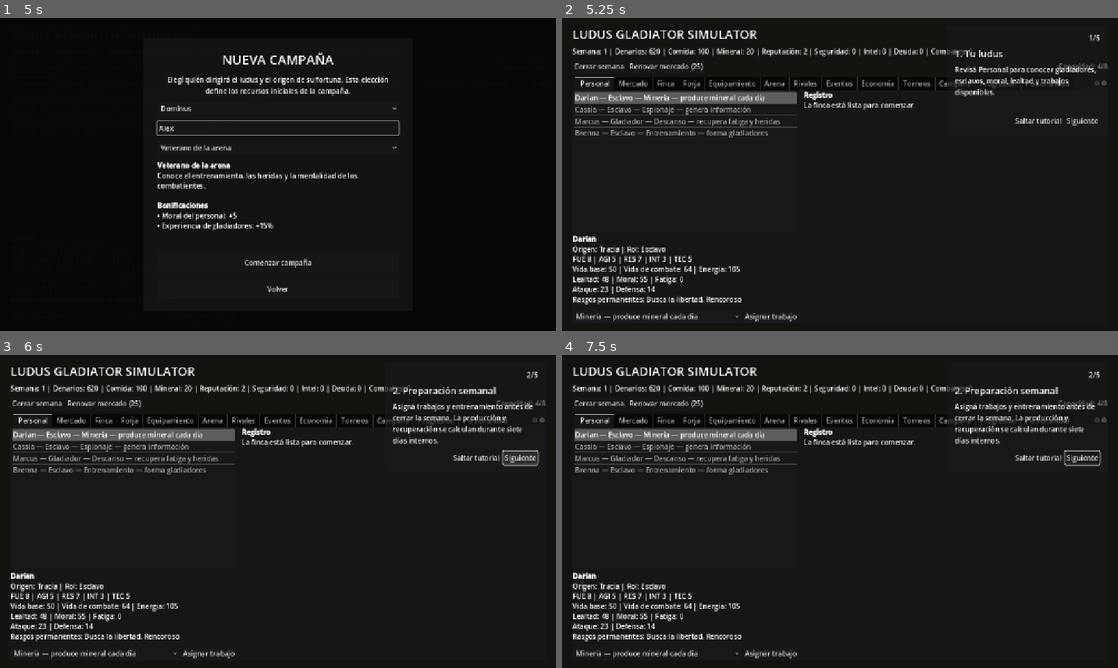
Above: before the commit, frames 1-4 (two rows, left to right).
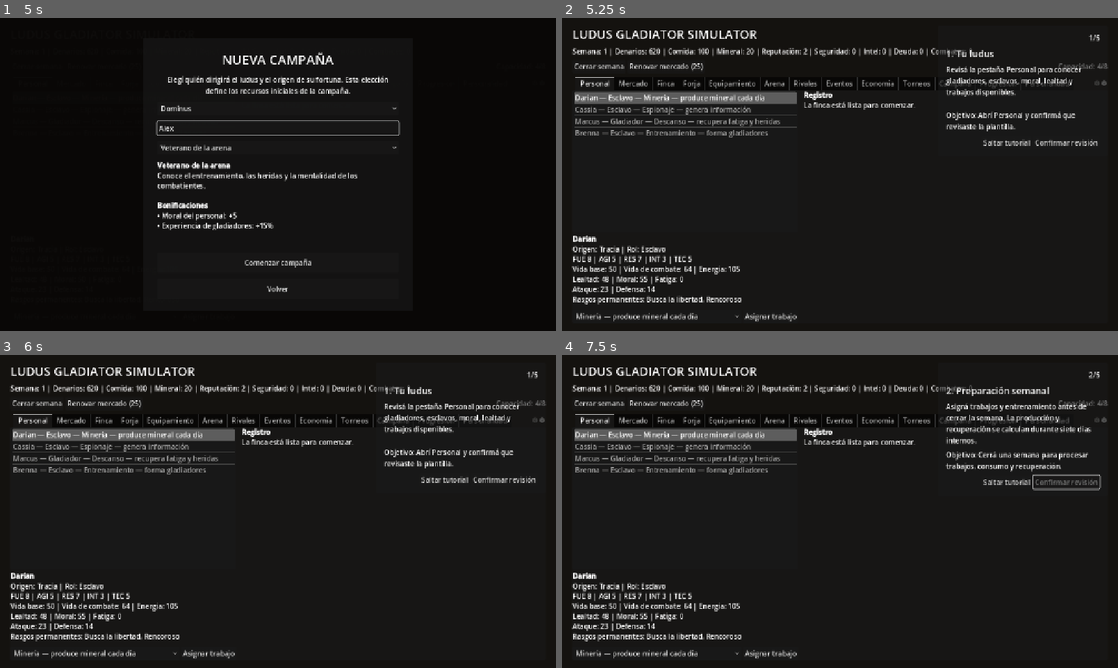
Above: after the commit, the same moments.

Repository: syfaadelia67-bot/Ludus-Gladiator-Simulator
Game: Godot game, scene res://scenes/Main.tscn
The game is run twice, just before and just after one commit, with the same random seed, the same clock (stepped at 60 frames per second) and the same inputs.
Inputs (mouse positions are in pixels of both pictures, inside the frame that each line leads up to):
- Up to frame 1 (5 s): click "Cerrar semana" at 0.5 s; click "Renovar mercado (25)" at 1.25 s; click "Minería — produce mineral cad…" at 2 s; click "Asignar trabajo" at 2.75 s; click "Nueva campaña" at 3.5 s; click (278, 127) at 4.27 s; type "Alex" at 4.35 s
- Up to frame 2 (5.25 s): click "Comenzar campaña" at 5 s
- Up to frame 3 (6 s): click (522, 458) at 5.75 s, where only the run before the commit has a clickable "Siguiente"
- Up to frame 4 (7.5 s): click (1067, 480) at 6.5 s, where only the run after the commit has a clickable "Confirmar revisión"; click (1079, 480) at 7.25 s, where only the run after the commit has a clickable "Continuar"

Frame 1 is identical in both runs. In frame 2, 1.8% of the frame differs, in the area x 67-97%, y 10-41%; in frame 3, 2.3%; in frame 4, 2.5%, in the area x 67-97%, y 10-44%.

Commit message:
Gate onboarding tutorial with real campaign actions

Diff:
--- a/game/scripts/ui/tutorial_controller.gd
+++ b/game/scripts/ui/tutorial_controller.gd
@@ -2,42 +2,60 @@
 
 const STEPS := [
     {
+        "id":"inspect_roster",
         "title":"1. Tu ludus",
-        "text":"Revisá Personal para conocer gladiadores, esclavos, moral, lealtad y trabajos disponibles.",
-        "tab":"Personal"
+        "text":"Revisá la pestaña Personal para conocer gladiadores, esclavos, moral, lealtad y trabajos disponibles.",
+        "tab":"Personal",
+        "objective":"Abrí Personal y confirmá que revisaste la plantilla."
     },
     {
+        "id":"advance_week",
         "title":"2. Preparación semanal",
         "text":"Asigná trabajos y entrenamiento antes de cerrar la semana. La producción y recuperación se calculan durante siete días internos.",
-        "tab":"Personal"
+        "tab":"Personal",
+        "objective":"Cerrá una semana para procesar trabajos, consumo y recuperación."
     },
     {
+        "id":"obtain_equipment",
         "title":"3. Mercado y equipo",
-        "text":"Usá Mercado, Forja y Equipamiento para reforzar al gladiador que representará al ludus.",
-        "tab":"Mercado"
+        "text":"Usá Mercado y Forja para reforzar al gladiador que representará al ludus.",
+        "tab":"Mercado",
+        "objective":"Comprá personal o fabricá una pieza de equipo."
     },
     {
+        "id":"resolve_event",
         "title":"4. Evento de campaña",
         "text":"Cada semana presenta una decisión narrativa. Sus consecuencias pueden modificar recursos, relaciones y reputación.",
-        "tab":"Eventos"
+        "tab":"Eventos",
+        "objective":"Resolvé una decisión narrativa semanal."
     },
     {
+        "id":"weekly_combat",
         "title":"5. Combate semanal",
         "text":"Entrá en Arena, elegí gladiador, táctica y plan de habilidades. Siempre existe al menos una pelea por semana.",
-        "tab":"Arena"
+        "tab":"Arena",
+        "objective":"Disputá la pelea programada de la semana."
     }
 ]
 
 var panel: PanelContainer
 var title_label: Label
 var body_label: Label
+var objective_label: Label
 var progress_label: Label
+var action_button: Button
 var current_step := 0
+var completed_objectives: Dictionary = {}
 
 func _ready() -> void:
     process_mode = Node.PROCESS_MODE_ALWAYS
     LudusOwnerManager.owner_configured.connect(func(_profile: Dictionary): call_deferred("_show_if_needed"))
     SaveManager.load_completed.connect(func(_path: String): call_deferred("_show_if_needed"))
+    GameState.week_advanced.connect(func(_week: int): _mark_objective("advance_week"))
+    MarketManager.purchase_completed.connect(func(_name: String, _price: int): _mark_objective("obtain_equipment"))
+    EquipmentManager.craft_completed.connect(func(_name: String, _ore: int, _denarii: int): _mark_objective("obtain_equipment"))
+    EventManager.events_changed.connect(_check_event_resolution)
+    CombatManager.combat_finished.connect(func(_result: Dictionary): _mark_objective("weekly_combat"))
     call_deferred("_show_if_needed")
 
 func _show_if_needed() -> void:
@@ -57,9 +75,9 @@
     panel = PanelContainer.new()
     panel.name = "CampaignTutorial"
     panel.set_anchors_preset(Control.PRESET_TOP_RIGHT)
-    panel.position = Vector2(-394, 18)
-    panel.size = Vector2(370, 250)
-    panel.custom_minimum_size = Vector2(370, 250)
+    panel.position = Vector2(-414, 18)
+    panel.size = Vector2(390, 300)
+    panel.custom_minimum_size = Vector2(390, 300)
     panel.z_index = 80
     scene.add_child(panel)
 
@@ -87,6 +105,10 @@
     body_label.size_flags_vertical = Control.SIZE_EXPAND_FILL
     content.add_child(body_label)
 
+    objective_label = Label.new()
+    objective_label.autowrap_mode = TextServer.AUTOWRAP_WORD_SMART
+    content.add_child(objective_label)
+
     var actions := HBoxContainer.new()
     actions.alignment = BoxContainer.ALIGNMENT_END
     content.add_child(actions)
@@ -96,20 +118,21 @@
     skip_button.pressed.connect(_complete_tutorial)
     actions.add_child(skip_button)
 
-    var next_button := Button.new()
-    next_button.name = "NextStep"
-    next_button.text = "Siguiente"
-    next_button.pressed.connect(_next_step)
-    actions.add_child(next_button)
+    action_button = Button.new()
+    action_button.name = "ObjectiveAction"
+    action_button.pressed.connect(_on_action_pressed)
+    actions.add_child(action_button)
 
 func _render_step() -> void:
     var step: Dictionary = STEPS[current_step]
+    var objective_id := str(step.get("id", ""))
+    var completed := bool(completed_objectives.get(objective_id, false))
     progress_label.text = "%d/%d" % [current_step + 1, STEPS.size()]
     title_label.text = str(step.get("title", "Tutorial"))
     body_label.text = str(step.get("text", ""))
-    var next_button := panel.find_child("NextStep", true, false) as Button
-    if next_button != null:
-        next_button.text = "Finalizar" if current_step == STEPS.size() - 1 else "Siguiente"
+    objective_label.text = ("✓ " if completed else "Objetivo: ") + str(step.get("objective", ""))
+    action_button.text = "Finalizar" if current_step == STEPS.size() - 1 else ("Continuar" if completed else "Confirmar revisión")
+    action_button.disabled = not completed and objective_id != "inspect_roster"
     _focus_tab(str(step.get("tab", "")))
 
 func _focus_tab(tab_name: String) -> void:
@@ -127,12 +150,31 @@
             tabs.current_tab = index
             return
 
-func _next_step() -> void:
+func _on_action_pressed() -> void:
+    var objective_id := str(STEPS[current_step].get("id", ""))
+    if objective_id == "inspect_roster" and not bool(completed_objectives.get(objective_id, false)):
+        _mark_objective(objective_id)
+        return
+    if not bool(completed_objectives.get(objective_id, false)):
+        return
     if current_step >= STEPS.size() - 1:
         _complete_tutorial()
         return
     current_step += 1
     _render_step()
+
+func _mark_objective(objective_id: String) -> void:
+    if objective_id.is_empty() or bool(completed_objectives.get(objective_id, false)):
+        return
+    completed_objectives[objective_id] = true
+    if panel != null and is_instance_valid(panel) and current_step < STEPS.size():
+        _render_step()
+
+func _check_event_resolution() -> void:
+    var state: Dictionary = EventManager.export_state()
+    var history: Array = state.get("history", [])
+    if not history.is_empty():
+        _mark_objective("resolve_event")
 
 func _complete_tutorial() -> void:
     LudusOwnerManager.mark_tutorial_completed()
